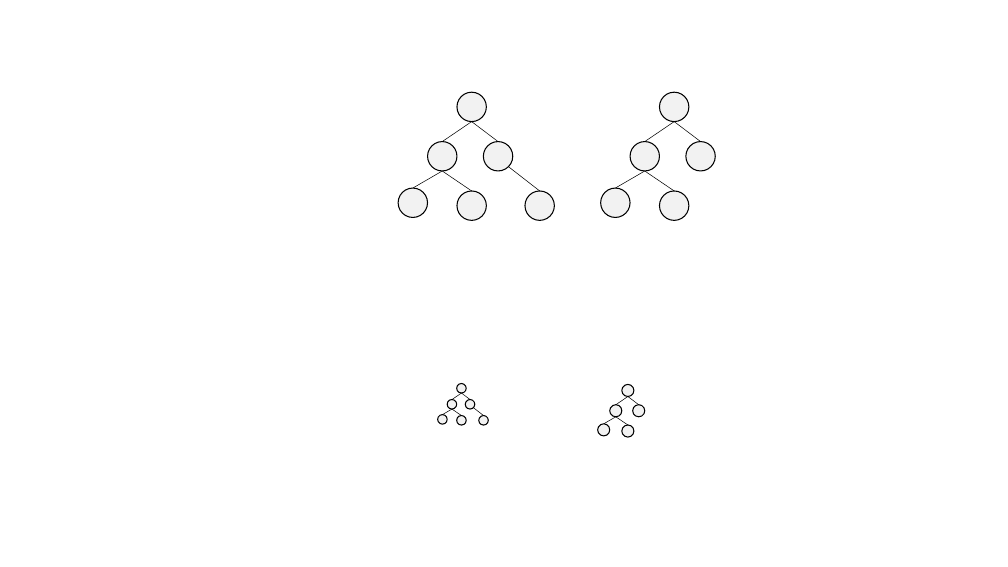
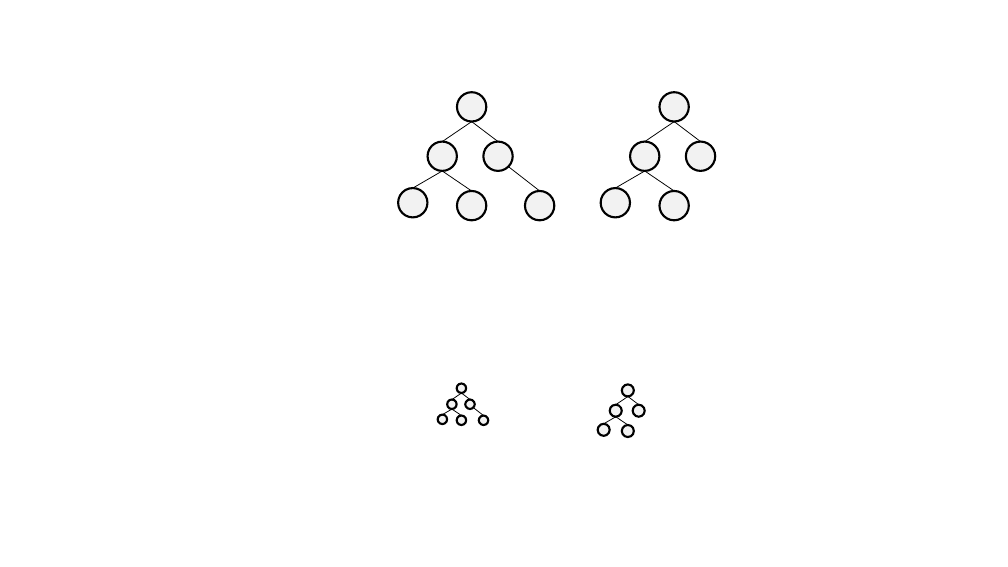
Before and after one commit to desertzebra/EMR-Interoperability, a slide deck: slide 10 of Presentations/EMR Interroperability V0.1.pptx. Drawn at 1008x567 pixels with LibreOffice and Linux fonts; fonts in the diff are those of the drawing. Boxes give left, top, right and bottom in pixels: in the first picture for what was removed or moved away, otherwise in the second. Text is boxed around its words. In the diff, an @@ line names an element or a change of style, - is before the commit and + after.

```diff
--- a/Presentations/EMR Interroperability V0.1.pptx
+++ b/Presentations/EMR Interroperability V0.1.pptx
@@ line (472, 122) - (442, 141): stroke #000000 0.5 pt to #000000 0.75 pt @@
@@ line (472, 122) - (498, 141): stroke #000000 0.5 pt to #000000 0.75 pt @@
@@ line (675, 122) - (645, 141): stroke #000000 0.5 pt to #000000 0.75 pt @@
@@ line (675, 122) - (701, 141): stroke #000000 0.5 pt to #000000 0.75 pt @@
@@ line (442, 171) - (413, 188): stroke #000000 0.5 pt to #000000 0.75 pt @@
@@ line (442, 171) - (472, 191): stroke #000000 0.5 pt to #000000 0.75 pt @@
@@ line (509, 166) - (540, 191): stroke #000000 0.5 pt to #000000 0.75 pt @@
@@ line (645, 171) - (616, 188): stroke #000000 0.5 pt to #000000 0.75 pt @@
@@ line (645, 171) - (675, 191): stroke #000000 0.5 pt to #000000 0.75 pt @@
@@ line (452, 409) - (442, 414): stroke #000000 0.5 pt to #000000 0.75 pt @@
@@ line (461, 393) - (452, 400): stroke #000000 0.5 pt to #000000 0.75 pt @@
@@ line (452, 409) - (461, 416): stroke #000000 0.5 pt to #000000 0.75 pt @@
@@ line (461, 393) - (470, 400): stroke #000000 0.5 pt to #000000 0.75 pt @@
@@ line (473, 408) - (484, 416): stroke #000000 0.5 pt to #000000 0.75 pt @@
@@ line (616, 417) - (604, 424): stroke #000000 0.5 pt to #000000 0.75 pt @@
@@ line (628, 396) - (616, 405): stroke #000000 0.5 pt to #000000 0.75 pt @@
@@ line (616, 417) - (628, 425): stroke #000000 0.5 pt to #000000 0.75 pt @@
@@ line (628, 396) - (639, 405): stroke #000000 0.5 pt to #000000 0.75 pt @@
@@ outline #000000 1 pt to #000000 2 pt in 22 elements at (x1=457, y1=92, x2=486, y2=122), (x1=428, y1=141, x2=457, y2=171), (x1=399, y1=188, x2=428, y2=218), (x1=457, y1=191, x2=486, y2=221), (x1=483, y1=141, x2=513, y2=171), (x1=525, y1=191, x2=554, y2=221), (x1=659, y1=92, x2=689, y2=122), (x1=630, y1=141, x2=659, y2=171), (x1=601, y1=188, x2=631, y2=218), (x1=659, y1=191, x2=689, y2=221), (x1=686, y1=141, x2=715, y2=171), (x1=457, y1=383, x2=467, y2=393), (x1=448, y1=400, x2=457, y2=410), (x1=438, y1=414, x2=448, y2=424), (x1=457, y1=416, x2=467, y2=426), (x1=465, y1=400, x2=475, y2=410), (x1=479, y1=416, x2=488, y2=426), (x1=622, y1=385, x2=634, y2=397), (x1=610, y1=405, x2=622, y2=417), (x1=598, y1=424, x2=610, y2=436), (x1=622, y1=425, x2=634, y2=437), (x1=633, y1=405, x2=645, y2=417) @@
```
Also in this commit, not shown: 10 other slides changed, 1 slide added.
